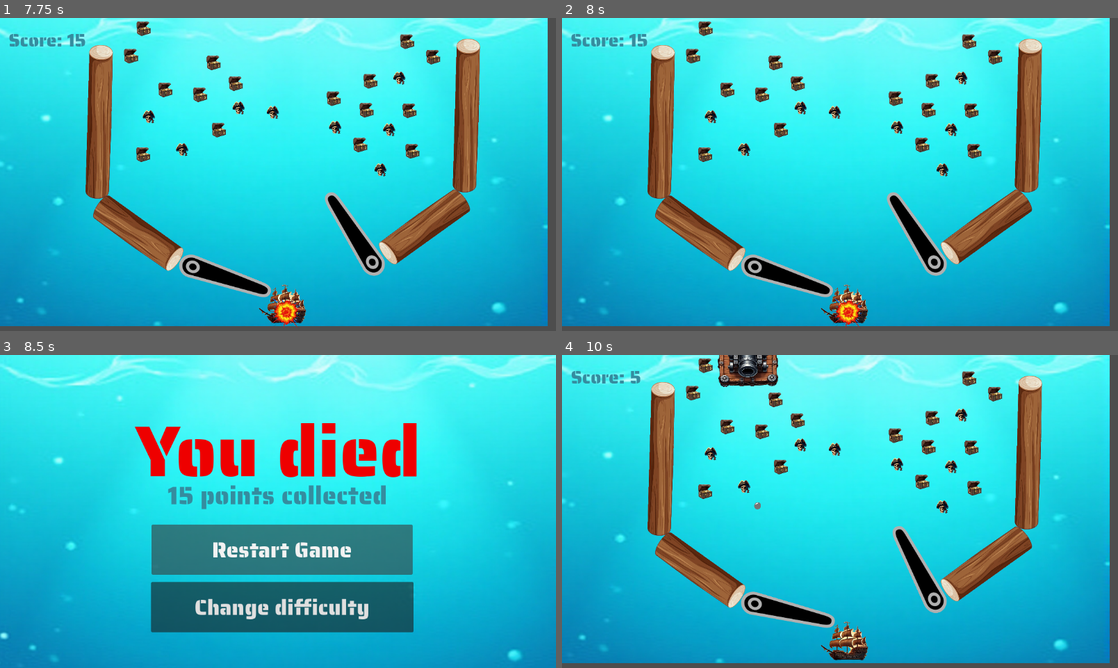
Above: before the commit, frames 1-4 (two rows, left to right).
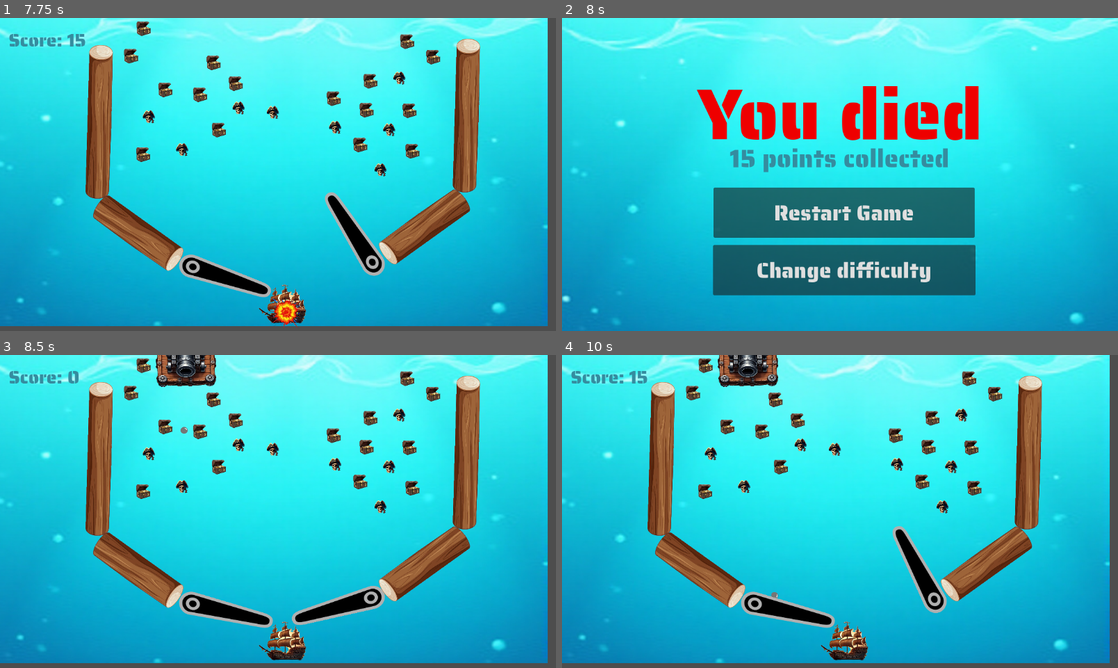
Above: after the commit, the same moments.

Repository: amodhakal/pinball-plunder
Game: Godot game, scene res://scenes/Title.tscn
The game is run twice, just before and just after one commit, with the same random seed, the same clock (stepped at 60 frames per second) and the same inputs. Sound files missing from this copy of the repository are replaced by a short silence.
Inputs (mouse positions are in pixels of both pictures, inside the frame that each line leads up to):
- Up to frame 1 (7.75 s): click "PROTECT ME BOOTY! (NORMAL)" at 0.5 s; tap Enter at 1.25 s; hold D (flip_right) 1.28-2.03 s; tap Space at 2 s; hold A (flip_left) 2.03-2.78 s; hold D (flip_right) 2.78-4.28 s; hold A (flip_left) 4.28-6.53 s; hold D (flip_right) from 6.53 s (still down)
- Up to frame 2 (8 s): keep holding D (flip_right)
- Up to frame 3 (8.5 s): release D (flip_right) at 8 s; click (283, 549) at 8 s, where only the run after the commit has a clickable "Restart Game"
- Up to frame 4 (10 s): click (845, 549) at 8.75 s, where only the run before the commit has a clickable "Restart Game"; tap Enter at 9.5 s; hold D (flip_right) from 9.53 s (still down)

Frame 1 is identical in both runs. In frame 2, 36% of the frame differs, in the area x 0-100%, y 0-100%; in frame 3, 37%; in frame 4, 0.2%.

Commit message:
Fixed sound placement of explosions

Diff:
--- a/scripts/Game.gd
+++ b/scripts/Game.gd
@@ -34,14 +34,19 @@
 
 func _on_area_2d_body_entered(body: Node2D) -> void:
 	if Globals.gamemode == "normal" && body == ball:
+		AudioManager.play_defeat_music()
 		explosion.visible = true
-		await get_tree().create_timer(2.0).timeout
+		await get_tree().create_timer(1.5).timeout
 		get_tree().change_scene_to_file(defeatLvl)
 		return
 
 	if body == ball or body == hardBall && Globals.gamemode == "hard":
+		if explosion.visible == true:
+			return
+
+		AudioManager.play_defeat_music()
 		explosion.visible = true
-		await get_tree().create_timer(2.0).timeout
+		await get_tree().create_timer(1.5).timeout
 		get_tree().change_scene_to_file(defeatLvl)
 
 
--- a/scripts/defeat.gd
+++ b/scripts/defeat.gd
@@ -7,7 +7,6 @@
 var titleLvl = "res://scenes/Title.tscn"
 
 func _ready() -> void:
-	AudioManager.play_defeat_music()
 	PointsLabel.text = str(PointManager.getPoints()) + " points collected"
 
 func _on_play_pressed() -> void:
Not shown: 1 places in scenes/Game.tscn that only renumber resources
